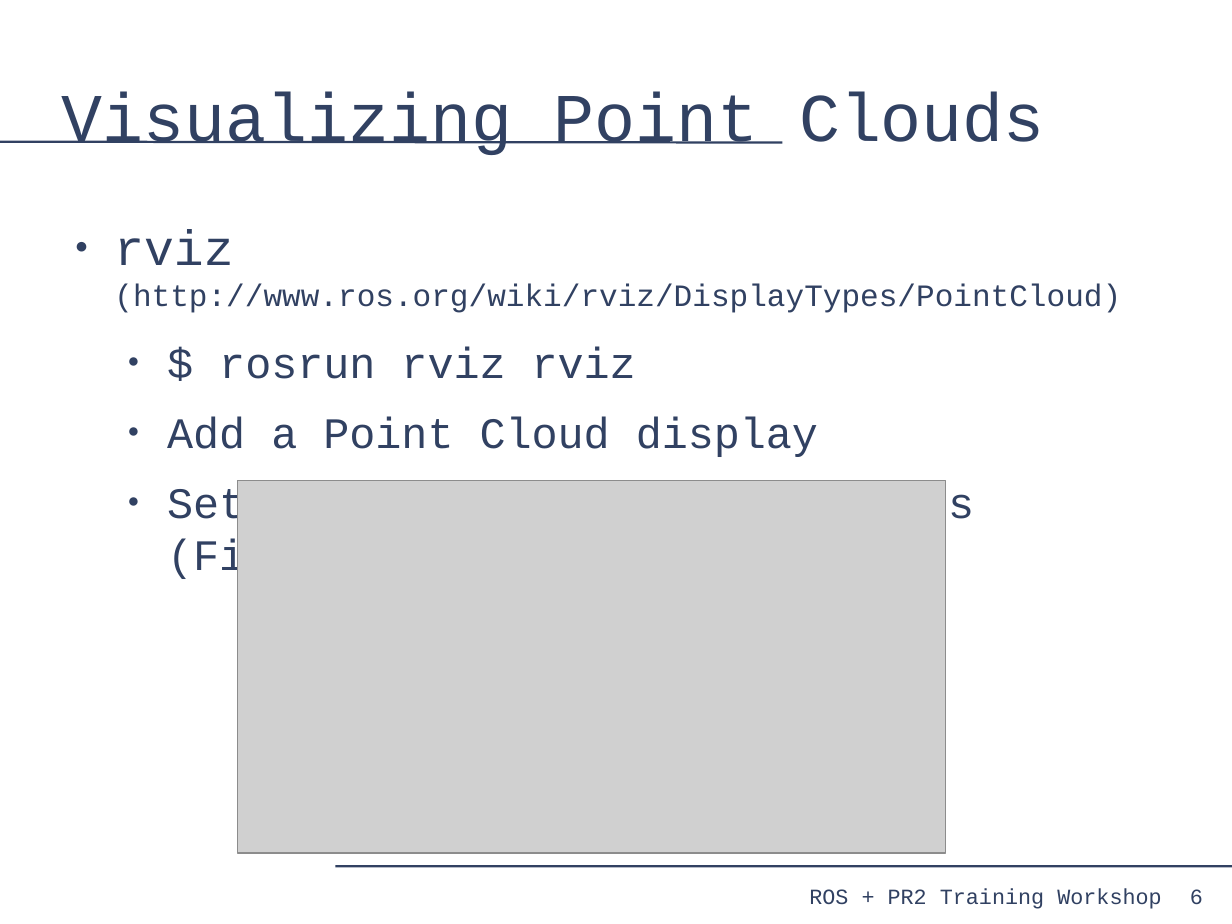
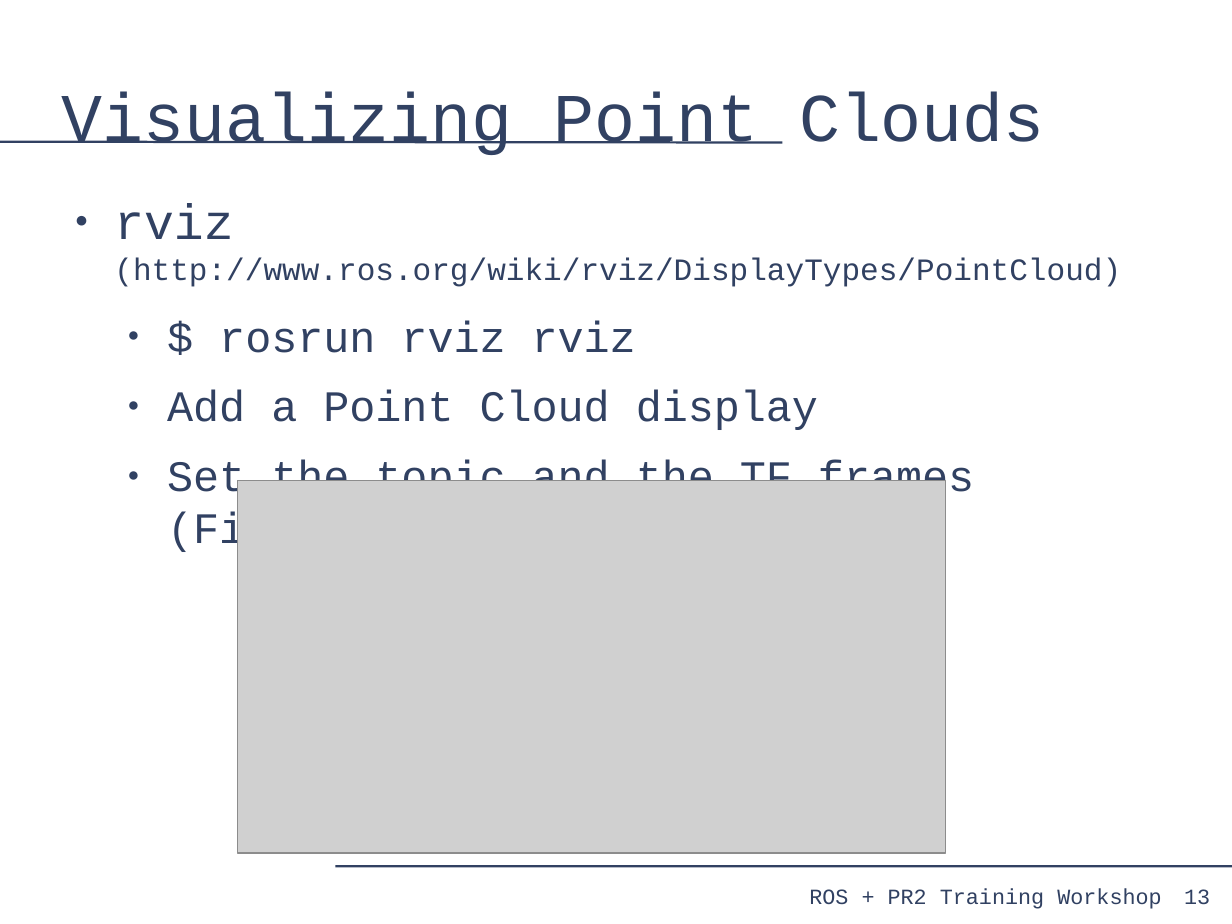
Before and after one commit to PR2/pr2_docs, a slide deck: slide 13 of pr2_training_workshop/processing_laser_data/slides.odp (slide 6 before the commit). Drawn at 1232x924 pixels with LibreOffice and Linux fonts; fonts in the diff are those of the drawing; grey boxes stand for pictures. Boxes give left, top, right and bottom in pixels: in the first picture for what was removed or moved away, otherwise in the second. Text is boxed around its words. In the diff, an @@ line names an element or a change of style, - is before the commit and + after.

```diff
--- a/pr2_training_workshop/processing_laser_data/slides.odp
+++ b/pr2_training_workshop/processing_laser_data/slides.odp
@@ text "rviz (http://www.ros.org/wiki/rviz/DisplayTypes/PointCloud)": place and size @@
-text "rviz (http://www.ros.org/wiki/rviz/DisplayTypes/PointCloud)" at bbox=[114, 230, 1121, 582]
+text "rviz (http://www.ros.org/wiki/rviz/DisplayTypes/PointCloud)" at bbox=[114, 203, 1121, 556]
@@ page number added at bbox=[1184, 889, 1210, 905], 14 pt, text #314162 @@
+13
@@ page number removed at bbox=[1190, 889, 1203, 905] @@
-6
```
Also in this commit, not shown: 12 other slides changed, 4 slides added, 1 slide removed.
